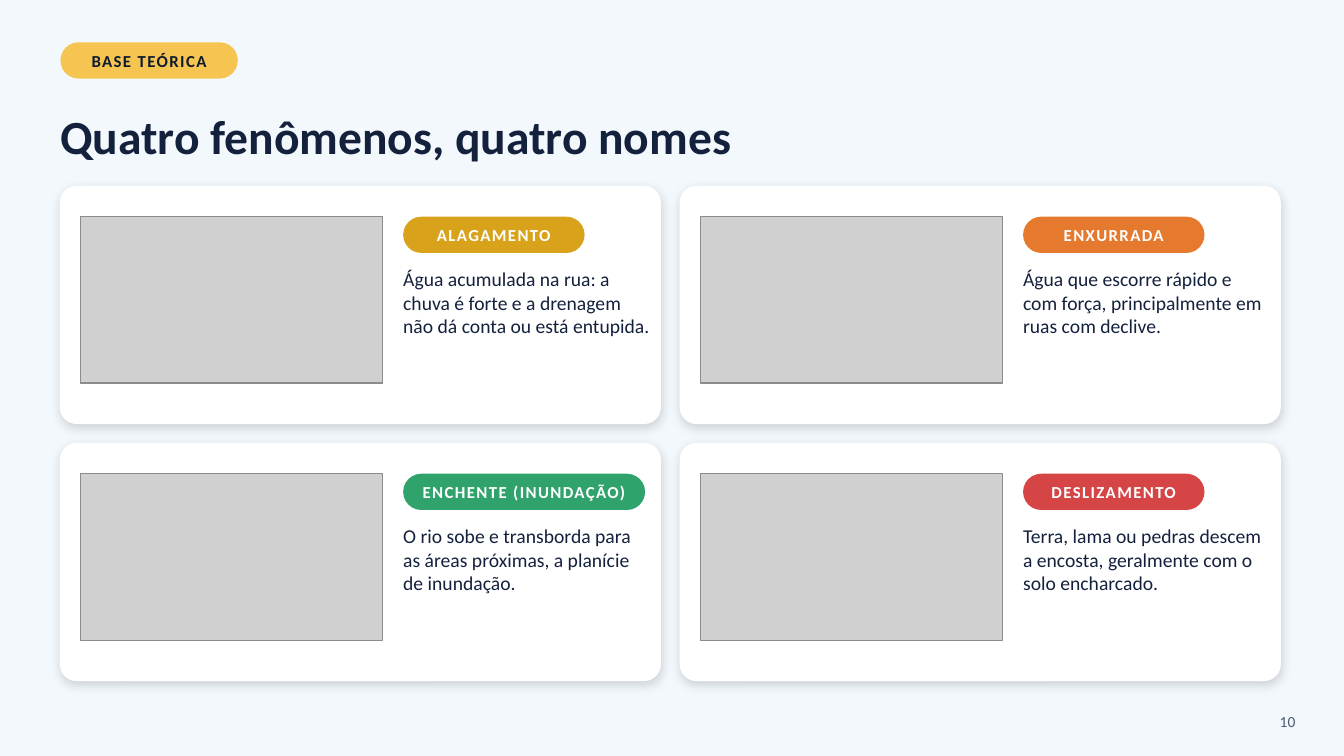
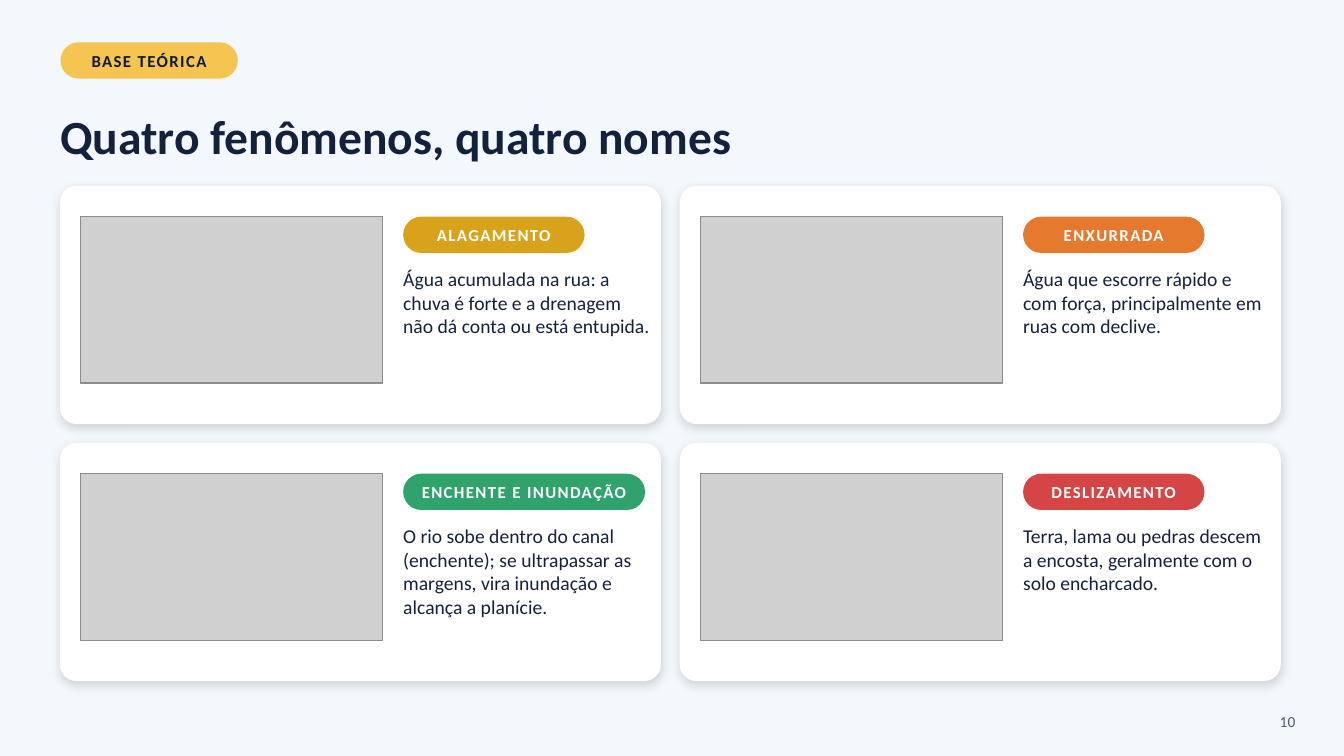
Before and after one commit to antonioaigeo/hidro_reducao-riscos, a slide deck: slide 10 of materiais/HIDRO_Oficina_Estudantes.pptx. Drawn at 1344x756 pixels with LibreOffice and Linux fonts; fonts in the diff are those of the drawing; grey boxes stand for pictures. Boxes give left, top, right and bottom in pixels: in the first picture for what was removed or moved away, otherwise in the second. Text is boxed around its words. In the diff, an @@ line names an element or a change of style, - is before the commit and + after.

```diff
--- a/materiais/HIDRO_Oficina_Estudantes.pptx
+++ b/materiais/HIDRO_Oficina_Estudantes.pptx
@@ text in rounded rectangle at [422,485,626,501]: text changed @@
-ENCHENTE (INUNDAÇÃO)
+ENCHENTE E INUNDAÇÃO
@@ text at [403,529,631,618]: text changed @@
-O rio sobe e transborda para as áreas próximas, a planície de inundação.
+O rio sobe dentro do canal (enchente); se ultrapassar as margens, vira inundação e alcança a planície.
```
Also in this commit, not shown: 1 other slide changed, 19 other files.
